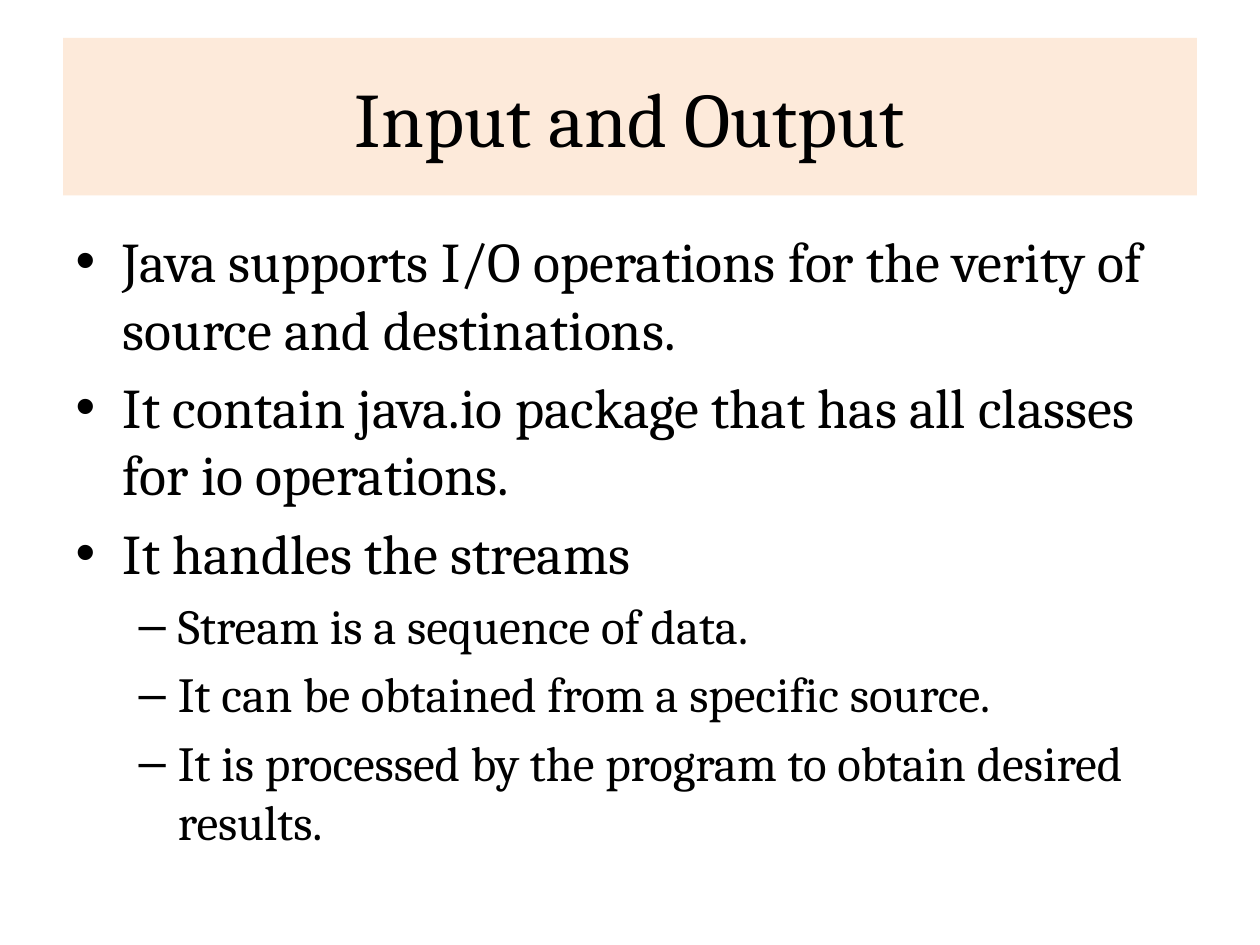
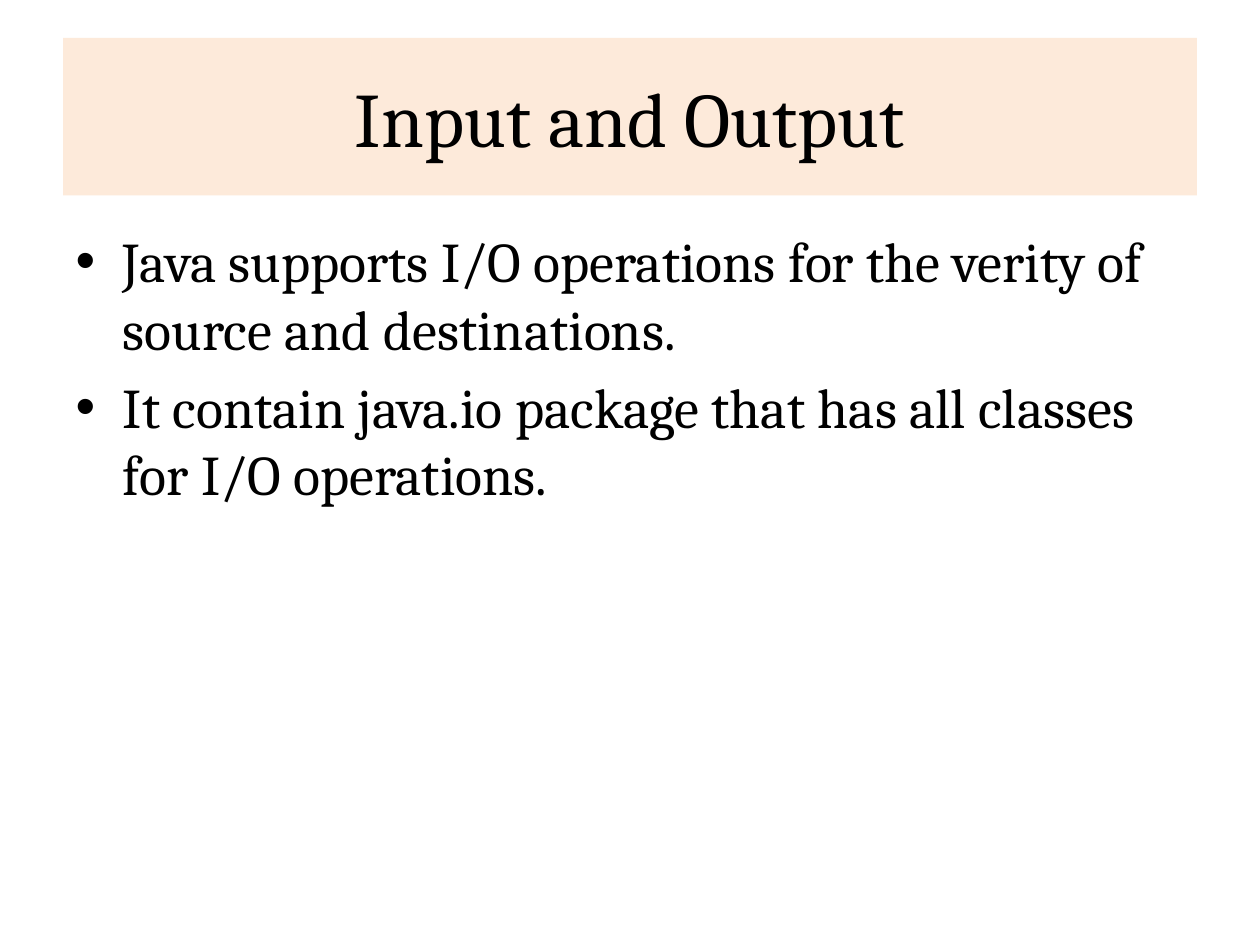
Before and after one commit to rajasekaran36/CS8392-OOPS, a slide deck: slide 2 of Presentations/Unit 3/CS8392-U3-2-Input-and-Output.pptx. Drawn at 1260x945 pixels with LibreOffice and Linux fonts; fonts in the diff are those of the drawing. Boxes give left, top, right and bottom in pixels: in the first picture for what was removed or moved away, otherwise in the second. Text is boxed around its words. In the diff, an @@ line names an element or a change of style, - is before the commit and + after.

```diff
--- a/Presentations/Unit 3/CS8392-U3-2-Input-and-Output.pptx
+++ b/Presentations/Unit 3/CS8392-U3-2-Input-and-Output.pptx
@@ text at <box>123,389,1134,507</box>: text changed; size 28 to 32 pt @@
-• It contain java.io package that has all classes for io operations.
-• It handles the streams
-  – Stream is a sequence of data.
-  – It can be obtained from a specific source.
-  – It is processed by the program to obtain desired results.
+• It contain java.io package that has all classes for I/O operations.
```
Also in this commit, not shown: 1 other slide changed, 1 slide added, 7 other files.
